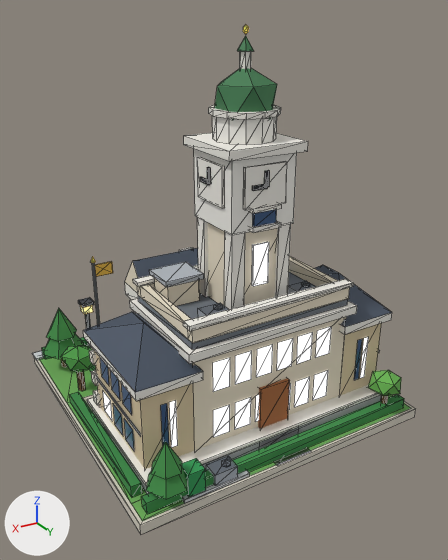
The glTF model public/models/v2/21_lod0.glb, before and after one commit.
One viewpoint serves both versions: a 50 mm camera at (0.908, 1.597, 1.197) aimed at (-0.007, 0.073, 0.435). The lights are fixed; the arrows at lower left show +X, +Y and +Z. The first picture is the older version. Mesh edges are drawn as thin lines. Vertices at exactly the same position are counted once.

Objects in the first picture: 'b21_v2'.
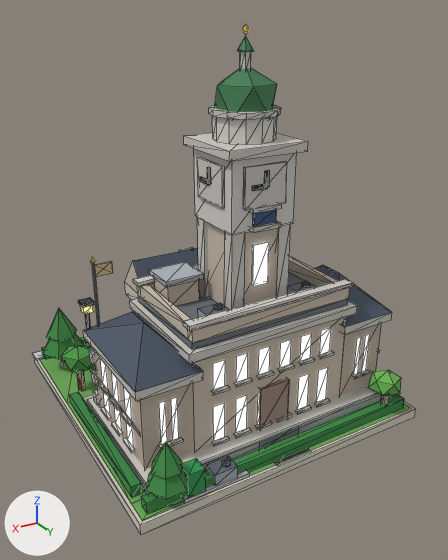
Changed parts and their boxes [x1, y1, x2, y2] in the pictures (448 x 560 px):
'b21_v2', surface changed, reshaped
    both: [32, 25, 416, 534]
part 1 of me_b21_v2, rebuilt (28% narrower, 12% shorter)
    before: [256, 345, 273, 377]
    after: [258, 347, 270, 375]
part 2 of me_b21_v2, rebuilt (28% narrower, 12% shorter)
    before: [235, 351, 252, 384]
    after: [236, 353, 248, 382]
part 3 of me_b21_v2, rebuilt (28% narrower, 11% shorter)
    before: [213, 358, 230, 392]
    after: [213, 360, 225, 390]
part 4 of me_b21_v2, rebuilt
    before: [360, 337, 368, 378]
    after: [362, 335, 370, 372]
part 5 of me_b21_v2, rebuilt (20% narrower, 20% shorter)
    before: [103, 391, 112, 420]
    after: [103, 392, 110, 415]
part 6 of me_b21_v2, rebuilt (19% narrower, 20% taller)
    before: [313, 371, 328, 400]
    after: [316, 368, 328, 403]
part 7 of me_b21_v2, rebuilt (24% narrower, 19% taller)
    before: [294, 377, 310, 407]
    after: [297, 374, 309, 410]
part 8 of me_b21_v2, rebuilt
    before: [255, 395, 259, 422]
    after: [257, 392, 259, 425]
part 9 of me_b21_v2, deleted
    before: [100, 327, 362, 451]
part 10 of me_b21_v2, built on
    before: [113, 400, 178, 448]
    after: [98, 328, 370, 452]

Diff of the bpy script that builds the scene:
```diff
--- a/public/models/v2/21_lod0.glb.py
+++ b/public/models/v2/21_lod0.glb.py
@@ mat_white @@
 n2 = _N.new('ShaderNodeMix'); n2.name = 'Mix'
 n2.inputs[0].default_value = 1.0  # 'Factor'
-n2.inputs[7].default_value = (0.88, 0.855, 0.791, 1.0)  # 'B', white #f1eee6
+n2.inputs[7].default_value = (0.617, 0.597, 0.552, 1.0)  # 'B', light grey #cecbc4
 n3 = _N.new('ShaderNodeVertexColor'); n3.name = 'Color Attribute'
@@ mat_wall_cream @@
 n2 = _N.new('ShaderNodeMix'); n2.name = 'Mix'
 n2.inputs[0].default_value = 1.0  # 'Factor'
-n2.inputs[7].default_value = (0.823, 0.738, 0.578, 1.0)  # 'B', pale yellow #eadfc8
+n2.inputs[7].default_value = (0.604, 0.521, 0.423, 1.0)  # 'B', light grey #ccbfae
 n3 = _N.new('ShaderNodeVertexColor'); n3.name = 'Color Attribute'
@@ mat_wall_beige @@
 n2 = _N.new('ShaderNodeMix'); n2.name = 'Mix'
 n2.inputs[0].default_value = 1.0  # 'Factor'
-n2.inputs[7].default_value = (0.694, 0.571, 0.366, 1.0)  # 'B', beige #d9c7a3
+n2.inputs[7].default_value = (0.521, 0.44, 0.361, 1.0)  # 'B', light grey #bfb1a2
 n3 = _N.new('ShaderNodeVertexColor'); n3.name = 'Color Attribute'
@@ mat_wall_wood @@
 n2 = _N.new('ShaderNodeMix'); n2.name = 'Mix'
 n2.inputs[0].default_value = 1.0  # 'Factor'
-n2.inputs[7].default_value = (0.392, 0.138, 0.0423, 1.0)  # 'B', brown #a8683a
+n2.inputs[7].default_value = (0.342, 0.25, 0.209, 1.0)  # 'B', brown #9e897e
 n3 = _N.new('ShaderNodeVertexColor'); n3.name = 'Color Attribute'
@@ mat_wall_white @@
 n2 = _N.new('ShaderNodeMix'); n2.name = 'Mix'
 n2.inputs[0].default_value = 1.0  # 'Factor'
-n2.inputs[7].default_value = (0.896, 0.88, 0.823, 1.0)  # 'B', white #f3f1ea
+n2.inputs[7].default_value = (0.68, 0.658, 0.617, 1.0)  # 'B', light grey #d7d4ce
 n3 = _N.new('ShaderNodeVertexColor'); n3.name = 'Color Attribute'
@@ mat_wall_yellow @@
 n2 = _N.new('ShaderNodeMix'); n2.name = 'Mix'
 n2.inputs[0].default_value = 1.0  # 'Factor'
-n2.inputs[7].default_value = (0.791, 0.479, 0.0685, 1.0)  # 'B', yellow #e6b84a
+n2.inputs[7].default_value = (0.658, 0.539, 0.342, 1.0)  # 'B', beige #d4c29e
 n3 = _N.new('ShaderNodeVertexColor'); n3.name = 'Color Attribute'
@@ mat_wall_brick @@
 n0 = _N.new('ShaderNodeBsdfPrincipled'); n0.name = 'Principled BSDF'
-n0.inputs[2].default_value = 0.9  # 'Roughness'
+n0.inputs[2].default_value = 0.88  # 'Roughness'
 n1 = _N.new('ShaderNodeOutputMaterial'); n1.name = 'Material Output'
@@ mat_glow_window_res @@
+mat_glow_window_res = bpy.data.materials.new('glow_window_res')
+# nodes: BsdfPrincipled, Mix, OutputMaterial, VertexColor
+# colours: blue #3d5a82, mixed with the vertex colours
@@ me_b21_v2 @@
-me_b21_v2.from_pydata(...)  # 1995 vertices, 2434 faces; spans x -0.48..0.48, y -0.5..0.487, z 0.0..1.172
+me_b21_v2.from_pydata(...)  # 2283 vertices, 2626 faces; spans x -0.48..0.48, y -0.5..0.487, z 0.0..1.172
+# me_b21_v2 part 1: the loose piece of 4 vertices spanning x 0.008..0.062, y 0.363, z 0.26..0.35 is rebuilt with 4 vertices and now spans x 0.018..0.055, y 0.363, z 0.265..0.346, in mat_glow_window_res
+# me_b21_v2 part 2: the loose piece of 4 vertices spanning x 0.078..0.132, y 0.363, z 0.26..0.35 is rebuilt with 4 vertices and now spans x 0.091..0.128, y 0.363, z 0.265..0.346, in mat_glow_window_res
+# me_b21_v2 part 3: the loose piece of 4 vertices spanning x 0.148..0.202, y 0.363, z 0.26..0.35 is rebuilt with 4 vertices and now spans x 0.164..0.201, y 0.363, z 0.265..0.346, in mat_glow_window_res
+# me_b21_v2 part 4: the loose piece of 4 vertices spanning x -0.357..-0.338, y 0.363, z 0.128..0.272 is rebuilt with 4 vertices and now spans x -0.361..-0.343, y 0.363, z 0.15..0.279, in mat_glow_window_res
+# me_b21_v2 part 5: the loose piece of 4 vertices spanning x 0.413, y 0.08..0.14, z 0.104..0.176 is rebuilt with 4 vertices and now spans x 0.413, y 0.083..0.125, z 0.115..0.18, in mat_glow_window_res
+# me_b21_v2 part 6: the loose piece of 4 vertices spanning x -0.202..-0.148, y 0.363, z 0.11..0.2 is rebuilt with 4 vertices and now spans x -0.201..-0.164, y 0.363, z 0.097..0.211, in mat_glow_window_res
+# me_b21_v2 part 7: the loose piece of 4 vertices spanning x -0.132..-0.078, y 0.363, z 0.11..0.2 is rebuilt with 4 vertices and now spans x -0.128..-0.091, y 0.363, z 0.097..0.211, in mat_glow_window_res
+# me_b21_v2 part 8: the loose piece of 4 vertices spanning x 0.008..0.062, y 0.363, z 0.11..0.2 is rebuilt with 4 vertices and now spans x 0.018..0.055, y 0.363, z 0.097..0.211, in mat_glow_window_res
+# me_b21_v2 part 9: 12 loose pieces with 48 vertices, spanning x -0.413..0.413, y 0.08..0.363, z 0.104..0.35, are deleted
+# me_b21_v2 part 10: 16 vertices removed from x 0.313..0.413, y 0.017..0.363, z 0.104..0.296; 352 vertices added at x -0.424..0.424, y 0.007..0.373, z 0.086..0.346
+# other edits to the shape of me_b21_v2 do not show in these pictures
 me_b21_v2.materials.append(mat_paving)
@@ me_b21_v2 @@
 me_b21_v2.materials.append(mat_leaf_a)
+me_b21_v2.materials.append(mat_glow_window_res)
```
